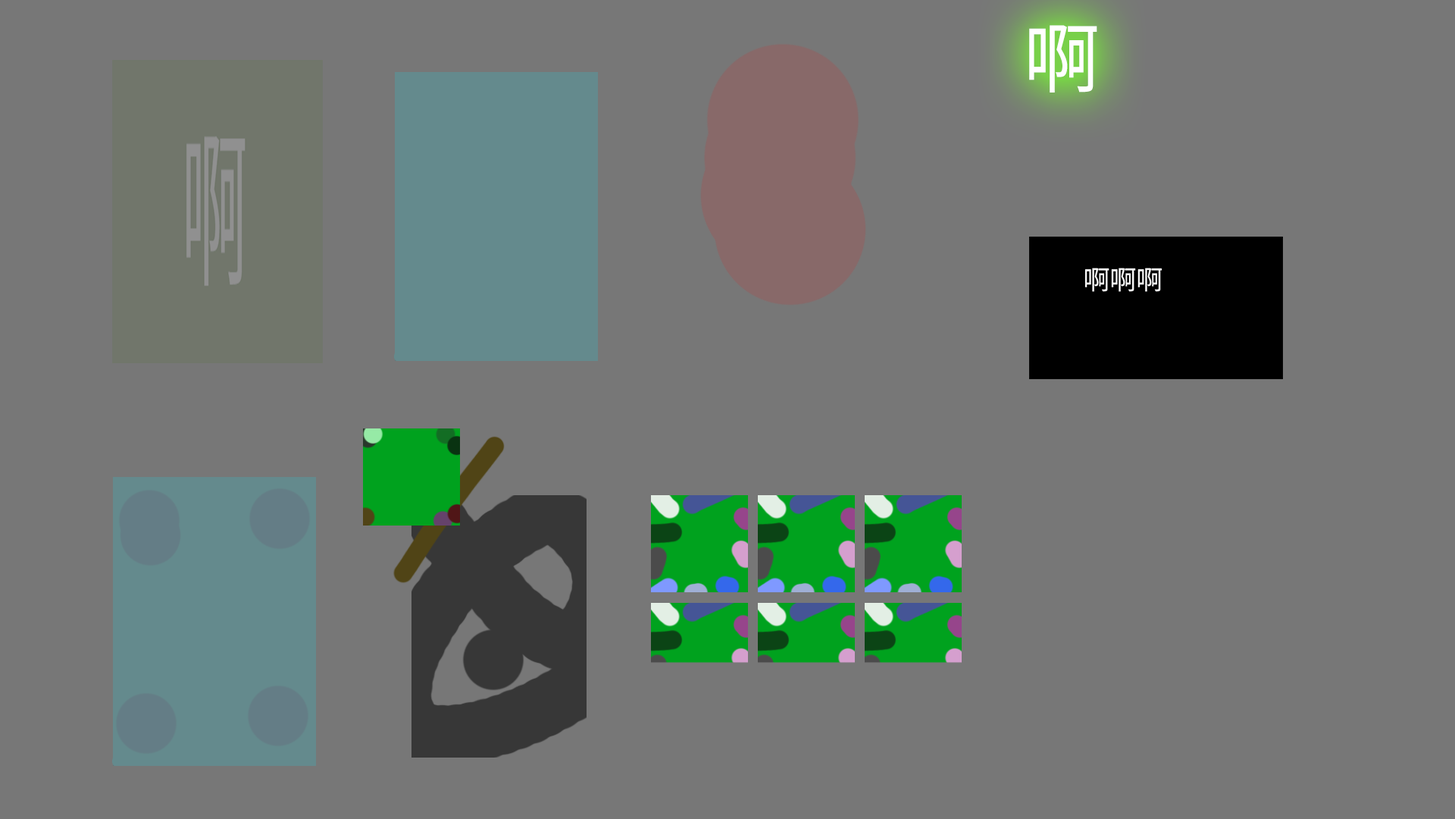
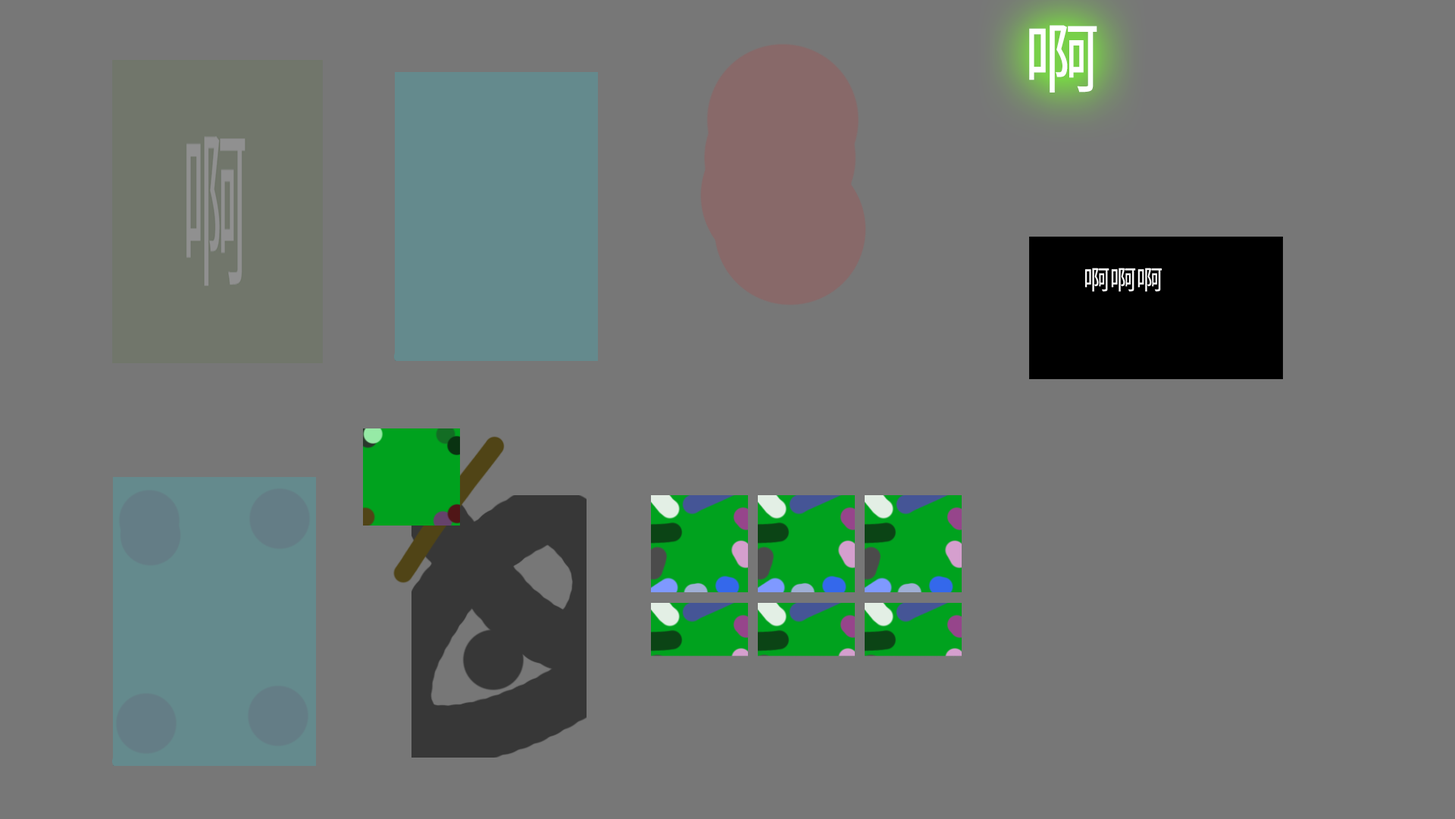
Layer changes from the first 1455 × 819 image to the second:
pixels changed over (x1=651, y1=654, x2=962, y2=664) (layer not identified)
